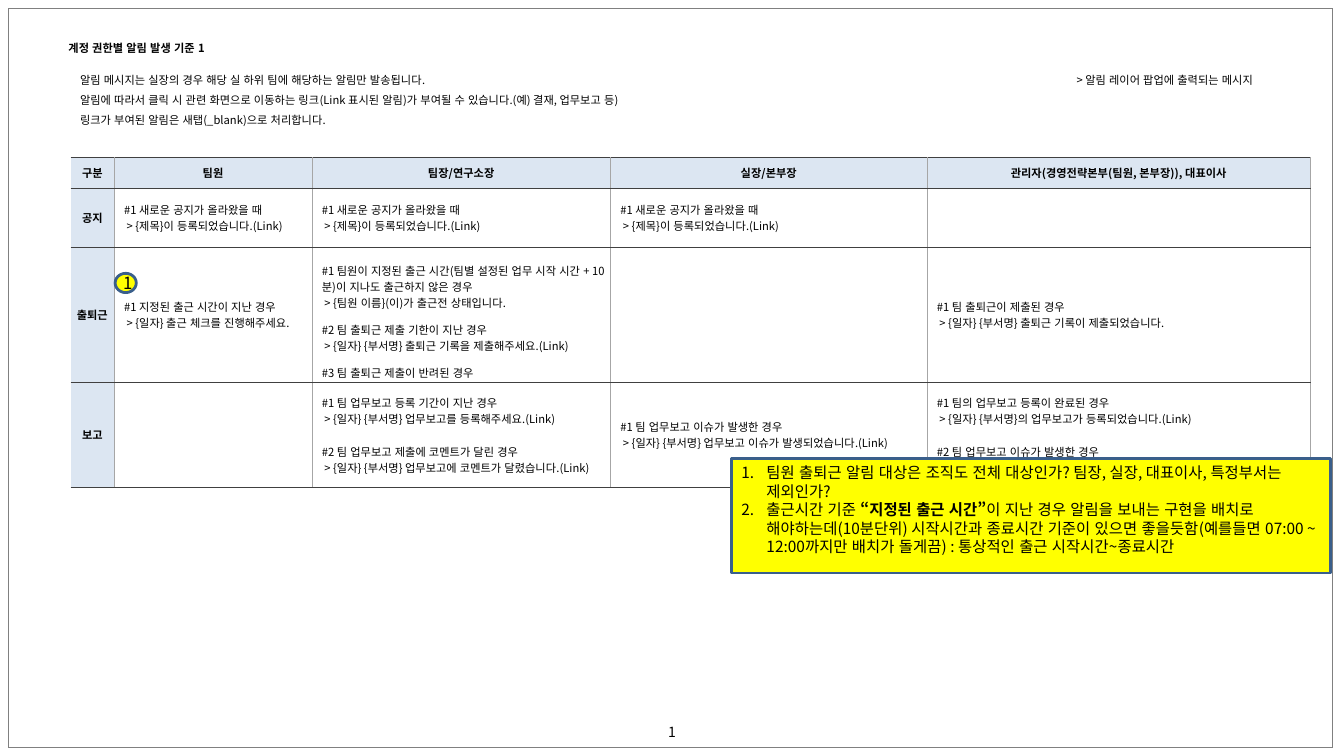
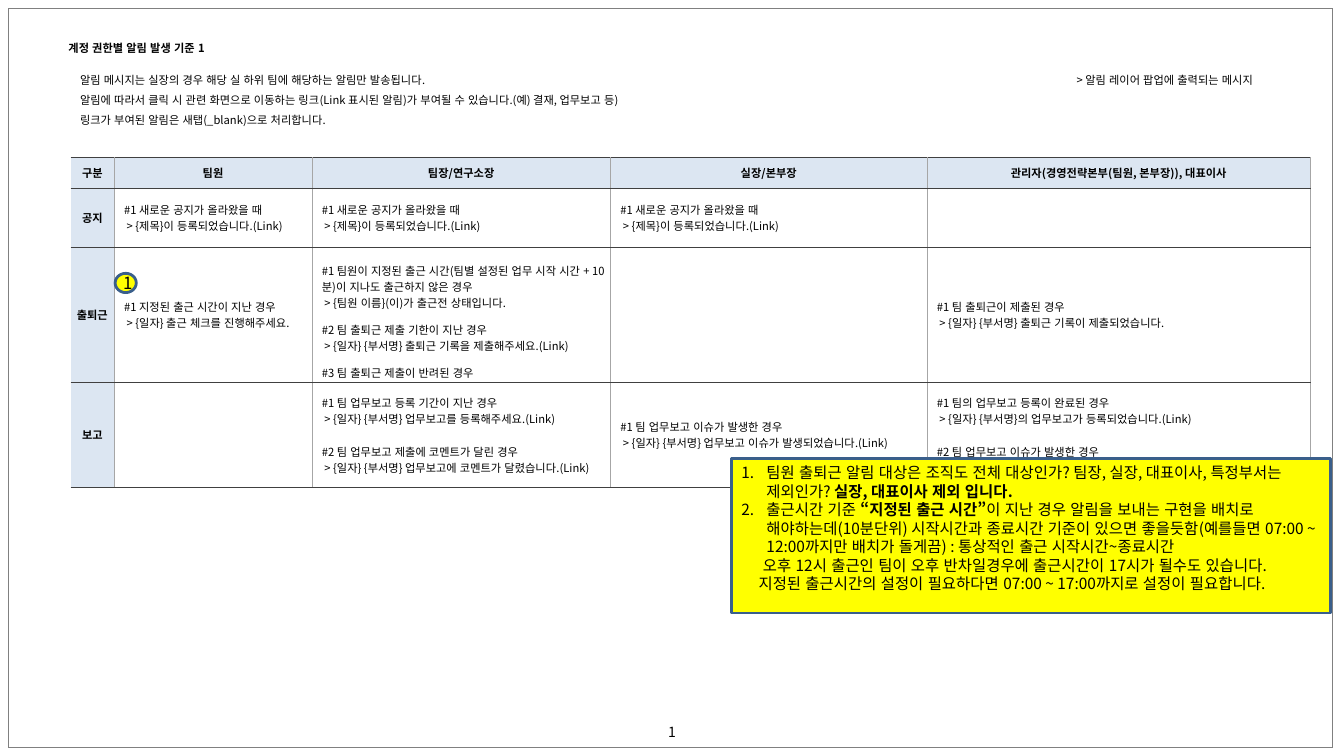
Before and after one commit to yamdeng/coms_groupware, a slide deck: slide 1 of docs/컴즈_인트라넷 시스템_화면 설계서_V0.80_안용성질의사항_1004.pptx. Drawn at 1344x756 pixels with LibreOffice and Linux fonts; fonts in the diff are those of the drawing. Boxes give left, top, right and bottom in pixels: in the first picture for what was removed or moved away, otherwise in the second. Text is boxed around its words. In the diff, an @@ line names an element or a change of style, - is before the commit and + after.

```diff
--- a/docs/컴즈_인트라넷 시스템_화면 설계서_V0.80_안용성질의사항_1004.pptx
+++ b/docs/컴즈_인트라넷 시스템_화면 설계서_V0.80_안용성질의사항_1004.pptx
@@ rectangle "팀원 출퇴근 알림 대상은 조직도 ...": place and size @@
-rectangle "팀원 출퇴근 알림 대상은 조직도 ..." at (732,459,1331,574)
+rectangle "팀원 출퇴근 알림 대상은 조직도 ..." at (732,459,1331,613)
@@ text in rectangle at (766,465,1282,502): text changed @@
-1. 팀원 출퇴근 알림 대상은 조직도 전체 대상인가? 팀장, 실장, 대표이사, 특정부서는 제외인가?
+1. 팀원 출퇴근 알림 대상은 조직도 전체 대상인가? 팀장, 실장, 대표이사, 특정부서는 제외인가? 실장, 대표이사 제외 입니다.
@@ text in rectangle at (759,558,1267,591): paragraph added @@
+오후 12시 출근인 팀이 오후 반차일경우에 출근시간이 17시가 될수도 있습니다.
+지정된 출근시간의 설정이 필요하다면 07:00 ~ 17:00까지로 설정이 필요합니다.
```
Also in this commit, not shown: 17 other slides changed, 20 other files.
